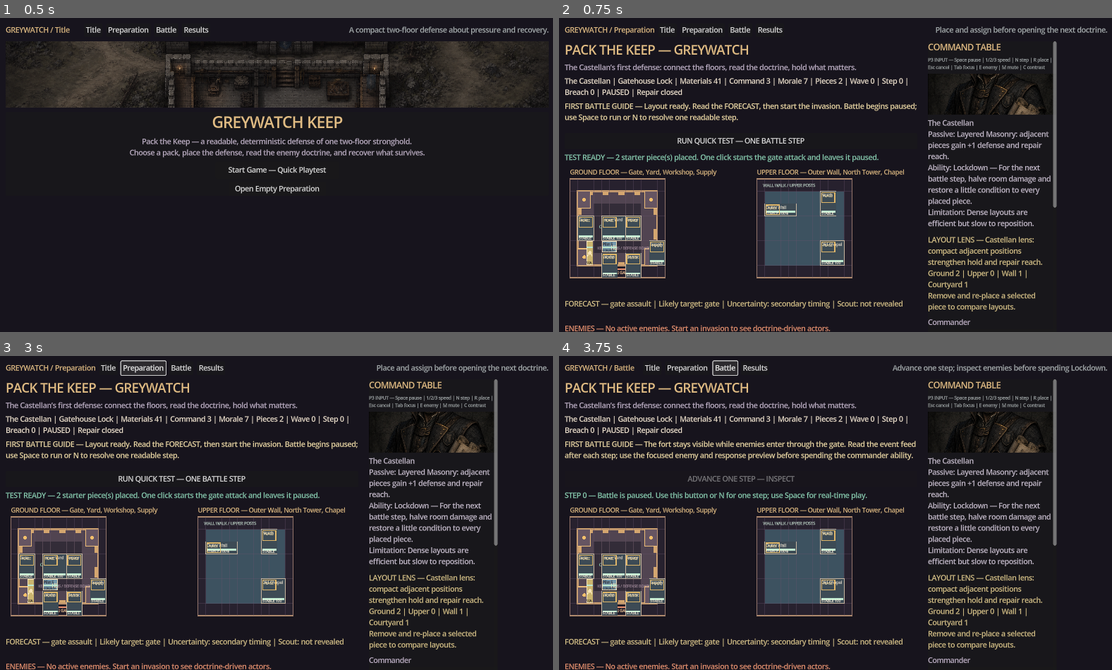
Above: before the commit, frames 1-4 (two rows, left to right).
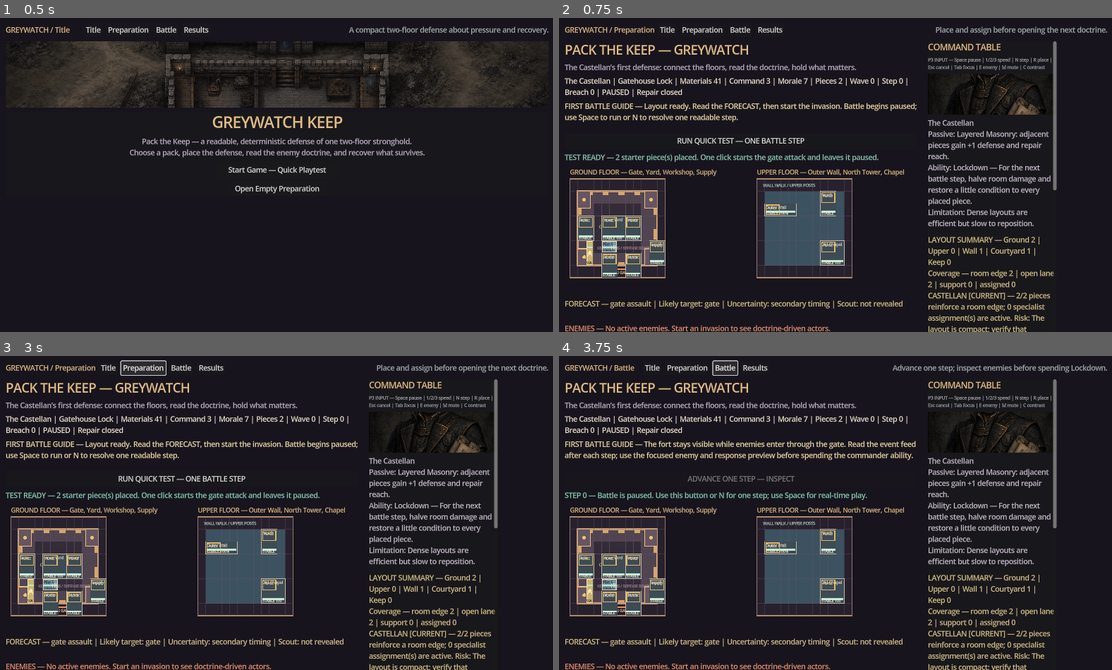
Above: after the commit, the same moments.

Repository: raphaelroshan/pack-the-keep
Game: Godot game, scene res://scenes/Main.tscn
Same seed, same stepped clock (60 frames per second), same inputs: the game is played once before the commit and once after it.
Inputs:
- Up to frame 1 (0.5 s): no input
- Up to frame 2 (0.75 s): click "Start Game — Quick Playtest" at 0.5 s
- Up to frame 3 (3 s): click "Title" at 1.25 s; click "Start Game — Quick Playtest" at 2 s; click "Preparation" at 2.75 s
- Up to frame 4 (3.75 s): click "Battle" at 3.5 s

Frame 1 is identical in both runs. In frame 2, 2.1% of the frame differs, in the area x 66-91%, y 54-100%; in frame 3, 2.1%; in frame 4, 2.1%.

Commit message:
feat: compare commander layout lenses

Diff:
--- a/content/content_manifest.json
+++ b/content/content_manifest.json
@@ -13,7 +13,8 @@
     "status": "in_progress",
     "recovery_action_cards": "implemented_with_authoritative_preview_cost_benefit_tradeoff_and_blocking_reason",
     "causal_final_report": "implemented_from_wave_history_final_keep_state_and_deterministic_replay_experiment",
-    "next_slice": "layout_summary_and_commander_comparison"
+    "layout_summary": "implemented_with_shared_spatial_facts_commander_comparison_and_deterministic_warnings",
+    "next_slice": "p6_data_contract"
   },
   "campaign": {
     "title": "The Bell at Dusk",
--- a/src/core/keep_state.gd
+++ b/src/core/keep_state.gd
@@ -655,9 +655,7 @@
 				return true
 	return false
 
-func _warden_open_lane(instance: Dictionary) -> bool:
-	if commander_id != "warden":
-		return false
+func _piece_has_open_lane(instance: Dictionary) -> bool:
 	var floor_name: String = String(instance.get("floor", "ground"))
 	var origin: Vector2i = instance.get("origin", Vector2i.ZERO)
 	var piece_id: String = String(instance.get("piece_id", ""))
@@ -669,6 +667,80 @@
 		if cell.x >= 0 and cell.y >= 0 and cell.x < GRID_SIZE.x and cell.y < GRID_SIZE.y and piece_at_cell(floor_name, cell).is_empty():
 			return true
 	return false
+
+func _warden_open_lane(instance: Dictionary) -> bool:
+	return commander_id == "warden" and _piece_has_open_lane(instance)
+
+func layout_summary() -> Dictionary:
+	var counts: Dictionary = {"ground": 0, "upper": 0, "wall": 0, "courtyard": 0, "keep": 0}
+	var role_counts: Dictionary = {}
+	var open_lane_count: int = 0
+	var room_edge_count: int = 0
+	var support_piece_count: int = 0
+	var signal_piece_count: int = 0
+	var assigned_specialist_count: int = 0
+	for instance in pieces.values():
+		var piece_id: String = String(instance.get("piece_id", ""))
+		if not PIECES.has(piece_id):
+			continue
+		var floor_name: String = String(instance.get("floor", "ground"))
+		counts[floor_name] = int(counts.get(floor_name, 0)) + 1
+		var zone: String = String(instance.get("placement_zone", placement_zone(instance.get("origin", Vector2i.ZERO), floor_name, PIECES[piece_id].size)))
+		counts[zone] = int(counts.get(zone, 0)) + 1
+		var role: String = String(PIECES[piece_id].get("combat_style", "support"))
+		role_counts[role] = int(role_counts.get(role, 0)) + 1
+		if role == "support":
+			support_piece_count += 1
+		if piece_id == "scout_post" or piece_id == "signal_beacon":
+			signal_piece_count += 1
+		if not String(instance.get("assignment", "")).is_empty():
+			assigned_specialist_count += 1
+		if _piece_has_open_lane(instance):
+			open_lane_count += 1
+		for room_id in ROOMS.keys():
+			if _piece_is_adjacent_to_room(instance, String(room_id)):
+				room_edge_count += 1
+				break
+	var warnings: Array[String] = []
+	if int(counts.ground) == 0:
+		warnings.append("No ground-floor defender covers the Gate or courtyard.")
+	if int(counts.upper) == 0:
+		warnings.append("No upper-floor piece covers climber or signal pressure.")
+	if support_piece_count == 0:
+		warnings.append("No support piece protects recovery or information.")
+	if not pieces.is_empty() and open_lane_count == 0:
+		warnings.append("No placed piece has an open adjacent response cell.")
+	var role_ids: Array = role_counts.keys()
+	role_ids.sort()
+	for role_id in role_ids:
+		var role_count: int = int(role_counts[role_id])
+		if role_count > 1:
+			warnings.append("%d %s pieces overlap in role; confirm they answer different routes." % [role_count, String(role_id)])
+	if warnings.is_empty():
+		warnings.append("No immediate coverage warning; the forecast still determines whether the layout fits.")
+	var total: int = pieces.size()
+	var castellan_summary: String = "%d/%d pieces reinforce a room edge; %d specialist assignment(s) are active." % [room_edge_count, total, assigned_specialist_count]
+	var castellan_risk: String = "Disconnected pieces receive less value from compact defense."
+	if total > 0 and room_edge_count == total:
+		castellan_risk = "The layout is compact; verify that concentration does not abandon an upper route."
+	var warden_summary: String = "%d/%d pieces retain an open response cell; %d signal piece(s) cover %d floor(s)." % [open_lane_count, total, signal_piece_count, (1 if int(counts.ground) > 0 else 0) + (1 if int(counts.upper) > 0 else 0)]
+	var warden_risk: String = "Blocked lanes or single-floor coverage reduce mobile response."
+	if total > 0 and open_lane_count == total and int(counts.ground) > 0 and int(counts.upper) > 0:
+		warden_risk = "Movement is preserved; verify that the lighter formation can absorb direct pressure."
+	return {
+		"counts": counts,
+		"open_lane_count": open_lane_count,
+		"room_edge_count": room_edge_count,
+		"support_piece_count": support_piece_count,
+		"signal_piece_count": signal_piece_count,
+		"assigned_specialist_count": assigned_specialist_count,
+		"duplicate_role_warnings": warnings,
+		"active_commander": commander_id,
+		"commander_comparison": {
+			"castellan": {"name": String(COMMANDERS.castellan.name), "summary": castellan_summary, "risk": castellan_risk},
+			"warden": {"name": String(COMMANDERS.warden.name), "summary": warden_summary, "risk": warden_risk}
+		}
+	}
 
 func _warden_signal_bonus() -> bool:
 	return commander_id == "warden" and (_has_unit("scout_post") or _has_unit("signal_beacon"))
--- a/src/ui/main.gd
+++ b/src/ui/main.gd
@@ -397,7 +397,7 @@
 	controls.add_child(commander_profile_label)
 	layout_lens_label = Label.new()
 	layout_lens_label.autowrap_mode = TextServer.AUTOWRAP_WORD_SMART
-	layout_lens_label.custom_minimum_size = Vector2(292, 72)
+	layout_lens_label.custom_minimum_size = Vector2(292, 142)
 	layout_lens_label.add_theme_color_override("font_color", Color("#d8c389"))
 	controls.add_child(layout_lens_label)
 
@@ -999,24 +999,17 @@
 func _refresh_layout_lens() -> void:
 	if layout_lens_label == null:
 		return
-	var ground_count: int = 0
-	var upper_count: int = 0
-	var wall_count: int = 0
-	var courtyard_count: int = 0
-	for instance in keep.pieces.values():
-		if String(instance.get("floor", "ground")) == "upper":
-			upper_count += 1
-		else:
-			ground_count += 1
-		var zone: String = String(instance.get("placement_zone", "keep"))
-		if zone == "wall":
-			wall_count += 1
-		elif zone == "courtyard":
-			courtyard_count += 1
-	var lens: String = "Castellan lens: compact adjacent positions strengthen hold and repair reach."
-	if keep.commander_id == "warden":
-		lens = "Warden lens: leave open adjacent cells and cover both floors so response damage and signals travel."
-	layout_lens_label.text = "LAYOUT LENS — %s\nGround %d | Upper %d | Wall %d | Courtyard %d\nRemove and re-place a selected piece to compare layouts." % [lens, ground_count, upper_count, wall_count, courtyard_count]
+	var summary: Dictionary = keep.layout_summary()
+	var counts: Dictionary = summary.get("counts", {})
+	var comparison: Dictionary = summary.get("commander_comparison", {})
+	var castellan: Dictionary = comparison.get("castellan", {})
+	var warden: Dictionary = comparison.get("warden", {})
+	var warnings: Array[String] = []
+	for warning in summary.get("duplicate_role_warnings", []):
+		warnings.append(String(warning))
+	var castellan_marker: String = "CURRENT" if keep.commander_id == "castellan" else "COMPARE"
+	var warden_marker: String = "CURRENT" if keep.commander_id == "warden" else "COMPARE"
+	layout_lens_label.text = "LAYOUT SUMMARY — Ground %d | Upper %d | Wall %d | Courtyard %d | Keep %d\nCoverage — room edge %d | open lane %d | support %d | assigned %d\nCASTELLAN [%s] — %s Risk: %s\nWARDEN [%s] — %s Risk: %s\nWARNINGS — %s" % [int(counts.get("ground", 0)), int(counts.get("upper", 0)), int(counts.get("wall", 0)), int(counts.get("courtyard", 0)), int(counts.get("keep", 0)), int(summary.get("room_edge_count", 0)), int(summary.get("open_lane_count", 0)), int(summary.get("support_piece_count", 0)), int(summary.get("assigned_specialist_count", 0)), castellan_marker, String(castellan.get("summary", "")), String(castellan.get("risk", "")), warden_marker, String(warden.get("summary", "")), String(warden.get("risk", "")), " | ".join(warnings)]
 
 func _refresh_recovery_priorities() -> void:
 	if recovery_priority_label == null:
--- a/tests/test_keep_state.gd
+++ b/tests/test_keep_state.gd
@@ -17,6 +17,7 @@
 	_test_assignment_rules_and_action_budget()
 	_test_recovery_action_previews()
 	_test_causal_scenario_reports()
+	_test_layout_summary_and_commander_comparison()
 	_test_deterministic_battle_report()
 	_test_save_round_trip()
 	_test_p0_pack_preview_and_reserve()
@@ -256,6 +257,25 @@
 	_expect(String(collapsed_report.get("what_failed", [""])[0]).contains("collapsed"), "collapse report should identify the terminal failure threshold")
 	_expect(String(collapsed_report.get("suggested_experiment", "")).contains("same seed"), "collapse report should preserve a deterministic replay experiment")
 
+func _test_layout_summary_and_commander_comparison() -> void:
+	var keep: PackKeepState = PackKeepState.new(3307)
+	var empty_before: String = JSON.stringify(keep.serialize())
+	var empty_summary: Dictionary = keep.layout_summary()
+	_expect(JSON.stringify(keep.serialize()) == empty_before, "layout comparison must not mutate authoritative state")
+	_expect(empty_summary.get("commander_comparison", {}).has("castellan") and empty_summary.get("commander_comparison", {}).has("warden"), "layout summary should compare both commanders")
+	_expect(String(" | ".join(empty_summary.get("duplicate_role_warnings", []))).contains("No ground-floor"), "empty layout should expose missing ground coverage")
+	keep.place_piece("pike_squad", Vector2i(3, 3), "ground")
+	keep.place_piece("pike_squad", Vector2i(5, 3), "ground")
+	keep.open_pack("scouts")
+	keep.place_piece("scout_post", Vector2i(8, 1), "upper")
+	var summary_before: String = JSON.stringify(keep.serialize())
+	var summary: Dictionary = keep.layout_summary()
+	_expect(JSON.stringify(keep.serialize()) == summary_before, "populated layout comparison must remain read-only")
+	_expect(int(summary.get("counts", {}).get("ground", 0)) == 2 and int(summary.get("counts", {}).get("upper", 0)) == 1, "layout summary should count both floors")
+	_expect(int(summary.get("open_lane_count", 0)) == 3, "layout summary should count open response cells independent of commander")
+	_expect(int(summary.get("support_piece_count", 0)) == 1 and int(summary.get("signal_piece_count", 0)) == 1, "layout summary should expose support and signal coverage")
+	_expect(String(" | ".join(summary.get("duplicate_role_warnings", []))).contains("2 melee"), "layout summary should warn about duplicate combat roles")
+
 func _test_deterministic_battle_report() -> void:
 	var first: PackKeepState = PackKeepState.new(17)
 	var second: PackKeepState = PackKeepState.new(17)
--- a/tests/test_multi_wave_ui.gd
+++ b/tests/test_multi_wave_ui.gd
@@ -37,8 +37,10 @@
 	await process_frame
 	ui._on_start_quick_playtest()
 	await process_frame
-	if not String(ui.layout_lens_label.text).contains("LAYOUT LENS"):
-		failures.append("preparation did not expose the commander layout lens")
+	if not String(ui.layout_lens_label.text).contains("LAYOUT SUMMARY"):
+		failures.append("preparation did not expose the layout summary")
+	if not String(ui.layout_lens_label.text).contains("CASTELLAN") or not String(ui.layout_lens_label.text).contains("WARDEN") or not String(ui.layout_lens_label.text).contains("WARNINGS"):
+		failures.append("layout summary did not compare both commander lenses and surface warnings")
 	if _find_button(ui, "Remove selected piece") == null:
 		failures.append("preparation did not expose selected-piece removal")
 	ui._on_quick_test_action()
Not shown, changed: README.md
Not shown, added: design/p5_layout_summary_and_commander_comparison.md
Not shown, changed: docs/decision_log.md
